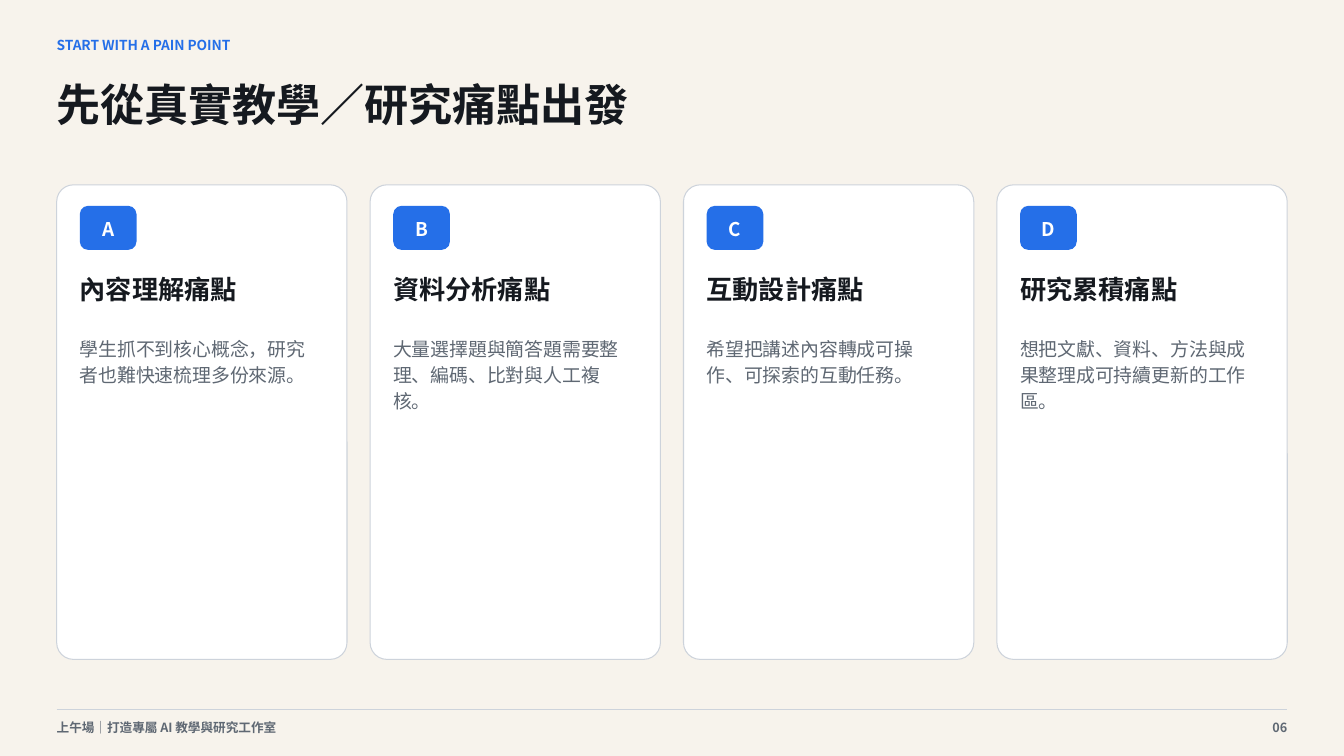
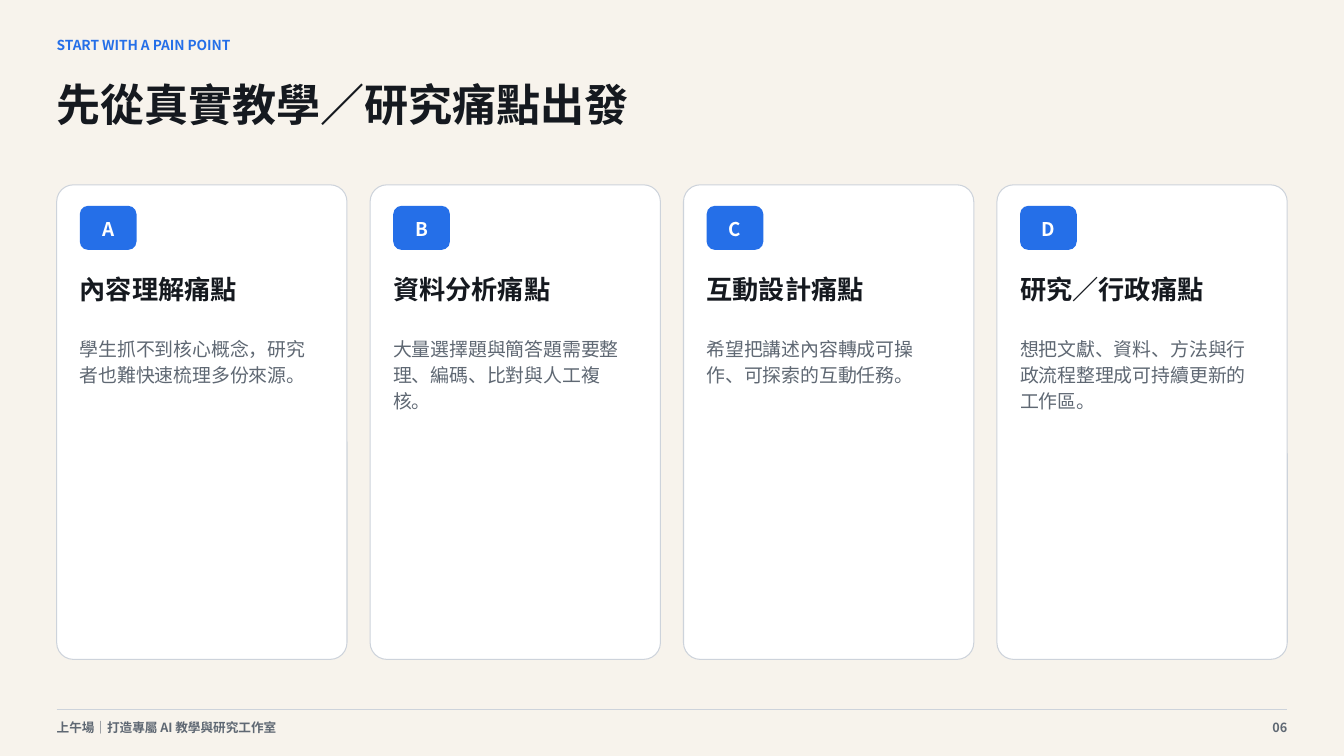
Before and after one commit to cagoooo/ncu-ai-agent-workshop-20260826, a slide deck: slide 6 of 01_簡報/上午場_打造專屬AI教學與研究工作室_20260826.pptx. Drawn at 1344x756 pixels with LibreOffice and Linux fonts; fonts in the diff are those of the drawing. Boxes give left, top, right and bottom in pixels: in the first picture for what was removed or moved away, otherwise in the second. Text is boxed around its words. In the diff, an @@ line names an element or a change of style, - is before the commit and + after.

Commit message:
🧩 補充研究與行政痛點案例並更新版本

```diff
--- a/01_簡報/上午場_打造專屬AI教學與研究工作室_20260826.pptx
+++ b/01_簡報/上午場_打造專屬AI教學與研究工作室_20260826.pptx
@@ text at box(1020, 276, 1203, 302): text changed @@
-研究累積痛點
+研究／行政痛點
@@ text at box(1020, 340, 1246, 410): text changed @@
-想把文獻、資料、方法與成果整理成可持續更新的工作區。
+想把文獻、資料、方法與行政流程整理成可持續更新的工作區。
```
Also in this commit, not shown: 8 other files.
